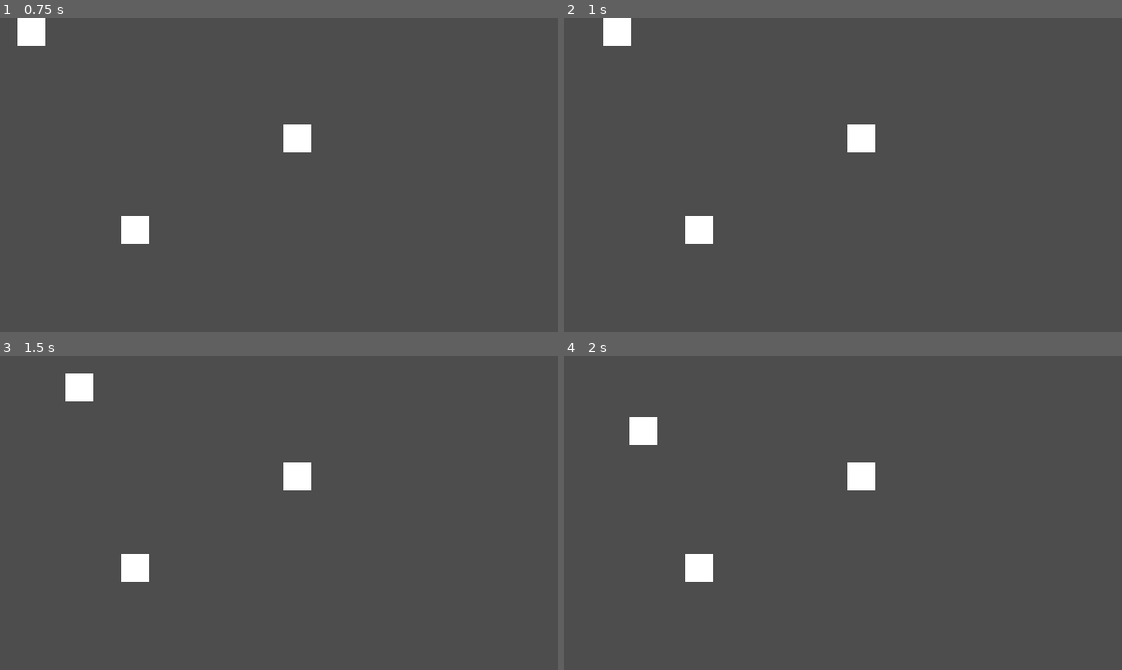
Above: before the commit, frames 1-4 (two rows, left to right).
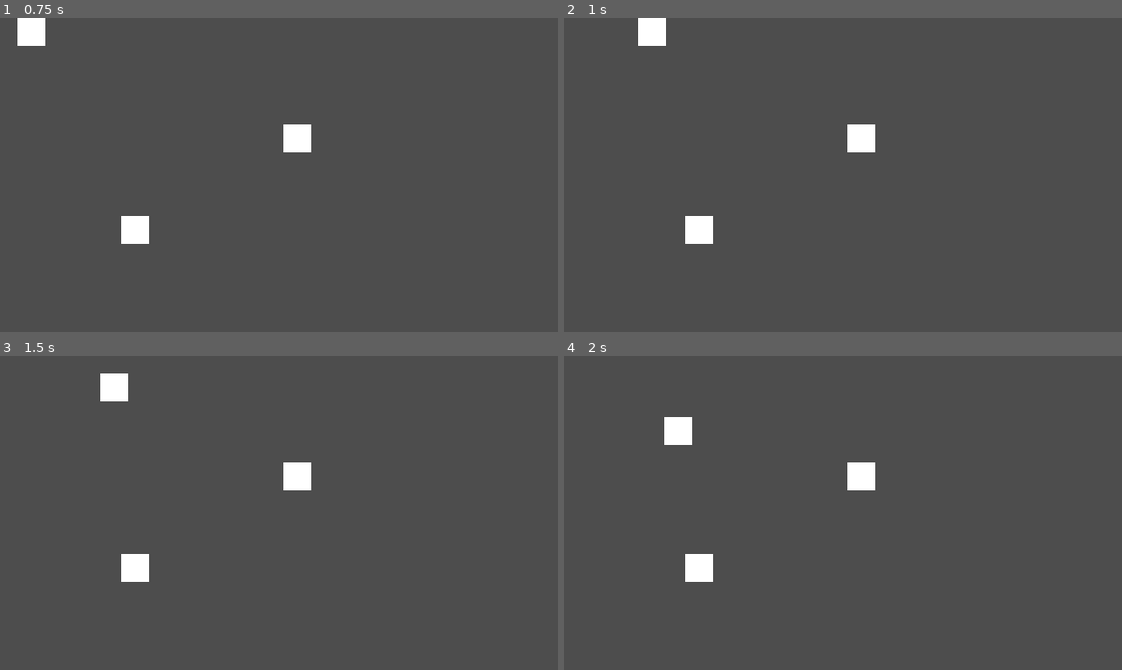
Above: after the commit, the same moments.

Repository: billbobphil/coffee-jam-2023
Game: Godot game, scene res://scenes/rootScene.tscn
Same seed, same stepped clock (60 frames per second), same inputs: the game is played once before the commit and once after it.
Inputs:
- Up to frame 1 (0.75 s): tap Enter at 0.5 s; hold D (move_right) from 0.53 s (still down); tap F (interact) at 0.6 s
- Up to frame 2 (1 s): keep holding D (move_right); tap Space (dash, bound only after the commit) at 0.8 s
- Up to frame 3 (1.5 s): release D (move_right) at 1.28 s; hold S (move_down) from 1.28 s (still down); tap Space (dash, bound only after the commit) at 1.35 s
- Up to frame 4 (2 s): keep holding S (move_down); tap F (interact) at 1.55 s

Frame 1 is identical in both runs. In frame 2, 0.9% of the frame differs, in the area x 7-19%, y 0-9%; in frame 3, 0.9%; in frame 4, 0.9%.

Commit message:
Added a 'dash' and a dash cooldown. Ensured that the interaction only gets triggered by the intended station.

Diff:
--- a/project.godot
+++ b/project.godot
@@ -48,6 +48,11 @@
 "events": [Object(InputEventKey,"resource_local_to_scene":false,"resource_name":"","device":-1,"window_id":0,"alt_pressed":false,"shift_pressed":false,"ctrl_pressed":false,"meta_pressed":false,"pressed":false,"keycode":0,"physical_keycode":70,"key_label":0,"unicode":102,"echo":false,"script":null)
 ]
 }
+dash={
+"deadzone": 0.5,
+"events": [Object(InputEventKey,"resource_local_to_scene":false,"resource_name":"","device":-1,"window_id":0,"alt_pressed":false,"shift_pressed":false,"ctrl_pressed":false,"meta_pressed":false,"pressed":false,"keycode":0,"physical_keycode":32,"key_label":0,"unicode":32,"echo":false,"script":null)
+]
+}
 
 [rendering]
 
--- a/scenes/player.tscn
+++ b/scenes/player.tscn
@@ -6,7 +6,7 @@
 [sub_resource type="CircleShape2D" id="CircleShape2D_4qhye"]
 radius = 16.0312
 
-[node name="Player" type="CharacterBody2D"]
+[node name="Player" type="CharacterBody2D" groups=["Player"]]
 position = Vector2(16, 16)
 script = ExtResource("1_fwv3v")
 
--- a/scenes/rootScene.tscn
+++ b/scenes/rootScene.tscn
@@ -3,7 +3,7 @@
 [ext_resource type="PackedScene" uid="uid://bhasvup0wqgs5" path="res://scenes/player.tscn" id="1_fb7x5"]
 [ext_resource type="PackedScene" uid="uid://mkw6mia3fmqe" path="res://scenes/station.tscn" id="2_ss5ap"]
 
-[node name="Node2D" type="Node2D"]
+[node name="Demo" type="Node2D"]
 
 [node name="Player" parent="." instance=ExtResource("1_fb7x5")]
 
--- a/scripts/Player.gd
+++ b/scripts/Player.gd
@@ -1,14 +1,26 @@
 extends CharacterBody2D
 
 const SPEED = 100;
+const DASH_SPEED_MULTIPLIER = 25;
+const DASH_COOLDOWN = 1;
 signal interaction_triggered
+var isDashAvailable = true;
+var dashTimer = 0;
 
 func _physics_process(delta):
 	var direction = Input.get_vector("move_left", "move_right", "move_up", "move_down")
-	velocity = direction * SPEED
+	var moveSpeed = SPEED;
+	if(Input.is_action_just_pressed("dash") && isDashAvailable):
+		moveSpeed *= DASH_SPEED_MULTIPLIER;
+		isDashAvailable = false
+		dashTimer = 0;
+	velocity = direction * moveSpeed
 	move_and_slide()
 
 func _process(delta):
+	dashTimer += delta;
 	if(Input.is_action_just_pressed("interact")):
-		print("interaction triggered")
+		print("Player pressed interact")
 		interaction_triggered.emit()
+	if(dashTimer > DASH_COOLDOWN && !isDashAvailable):
+		isDashAvailable = true;
--- a/scripts/Station.gd
+++ b/scripts/Station.gd
@@ -6,6 +6,8 @@
 # Called when the node enters the scene tree for the first time.
 func _ready():
 	keyPromptSprite = get_node("Key Prompt Sprite");
+	var player = get_tree().get_first_node_in_group("Player")
+	player.interaction_triggered.connect(_on_player_interaction_triggered)
 
 
 # Called every frame. 'delta' is the elapsed time since the previous frame.
